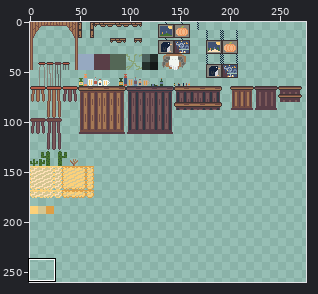
Two states of a pixel-art file, assets/images/aseprite/cowboy/CowboyTilemap.aseprite. The first picture is a wide view before the edit; the outline marks the close-up.
Close-up. Old version:
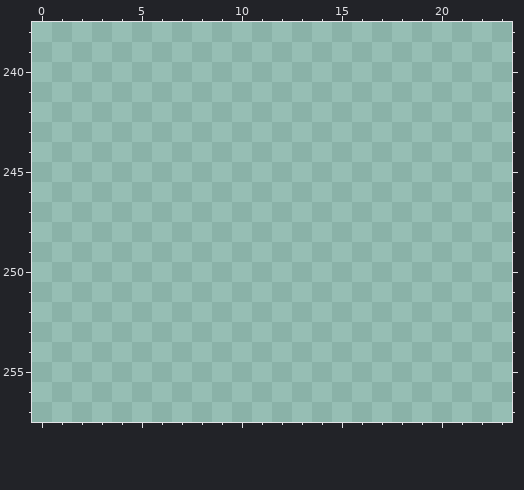
320x800 pixels, 1 frame. Shown: x 0..23, y 238..257. The wide view leaves out empty margins. The commit also changed other parts of the picture, which this record leaves out.
The same view after the edit:
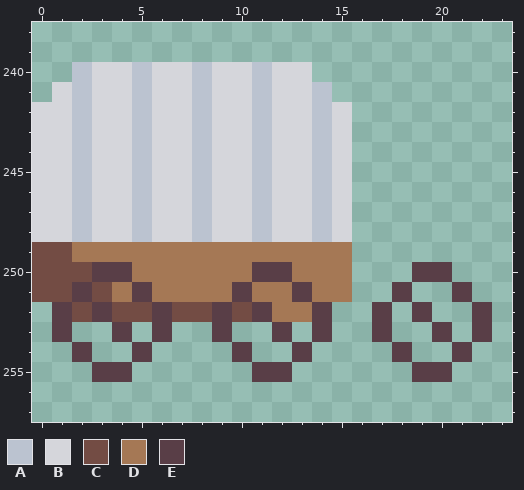
Palette (. is transparent): A #bbc3d0  B #d5d6db  C #734c44  D #a57855  E #593e47
What changed:
Changed rows in their new state; - is an unchanged pixel.
Layer "Layer 1":
first column x 0:
240 --ABBABBABBABB---------
241 -BABBABBABBABBA--------
242 BBABBABBABBABBAB-------
243 BBABBABBABBABBAB-------
244 BBABBABBABBABBAB-------
245 BBABBABBABBABBAB-------
246 BBABBABBABBABBAB-------
247 BBABBABBABBABBAB-------
248 BBABBABBABBABBAB-------
249 CCDDDDDDDDDDDDDD-------
250 CCCEEDDDDDDEEDDD---EE--
251 CCECDEDDDDEDDEDD--E--E-
252 -ECECCECCECEDDE--E-E--E
253 -E--E-E--E--E-E--E--E-E
254 --E--E----E--E----E--E-
255 ---EE------EE------EE--
